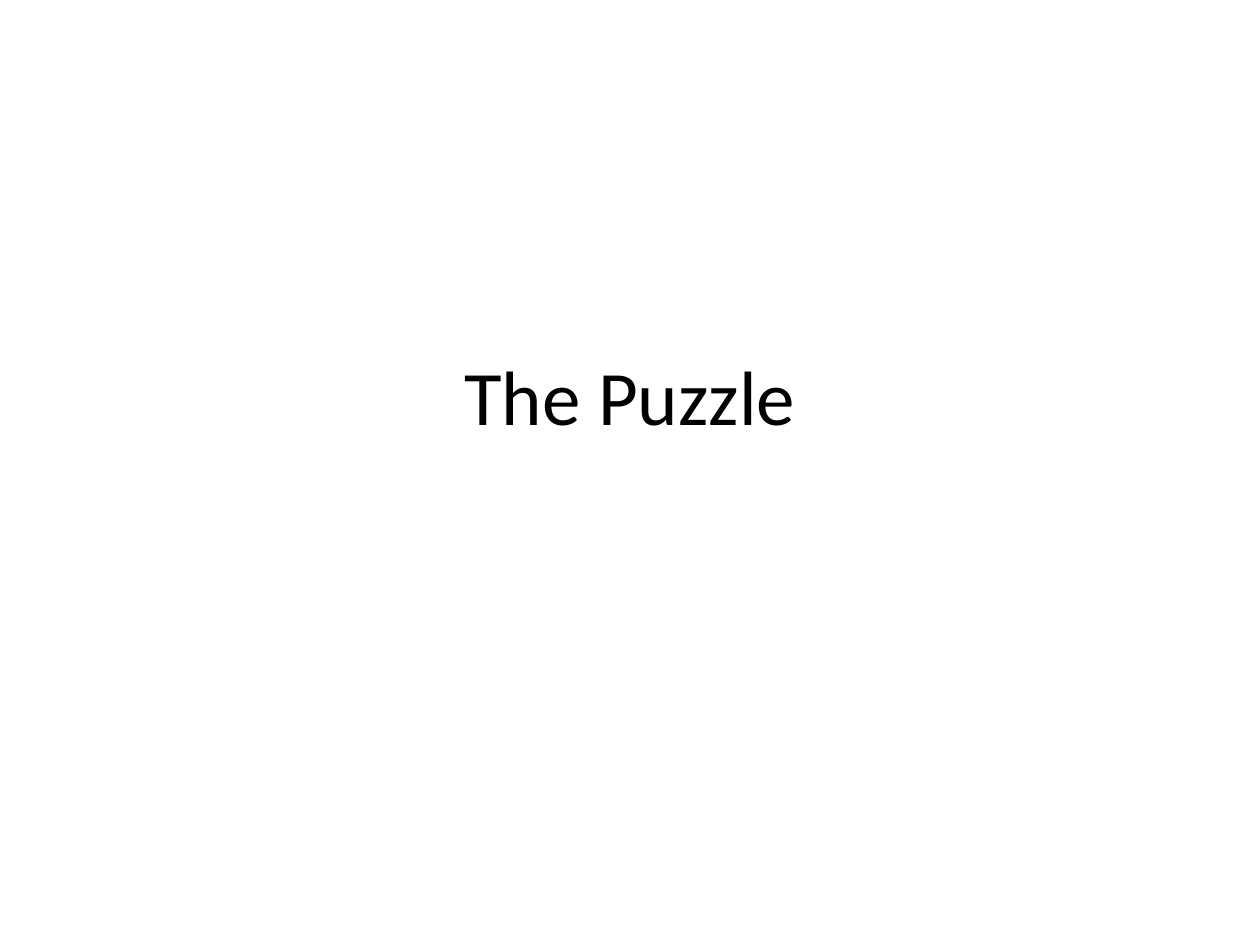
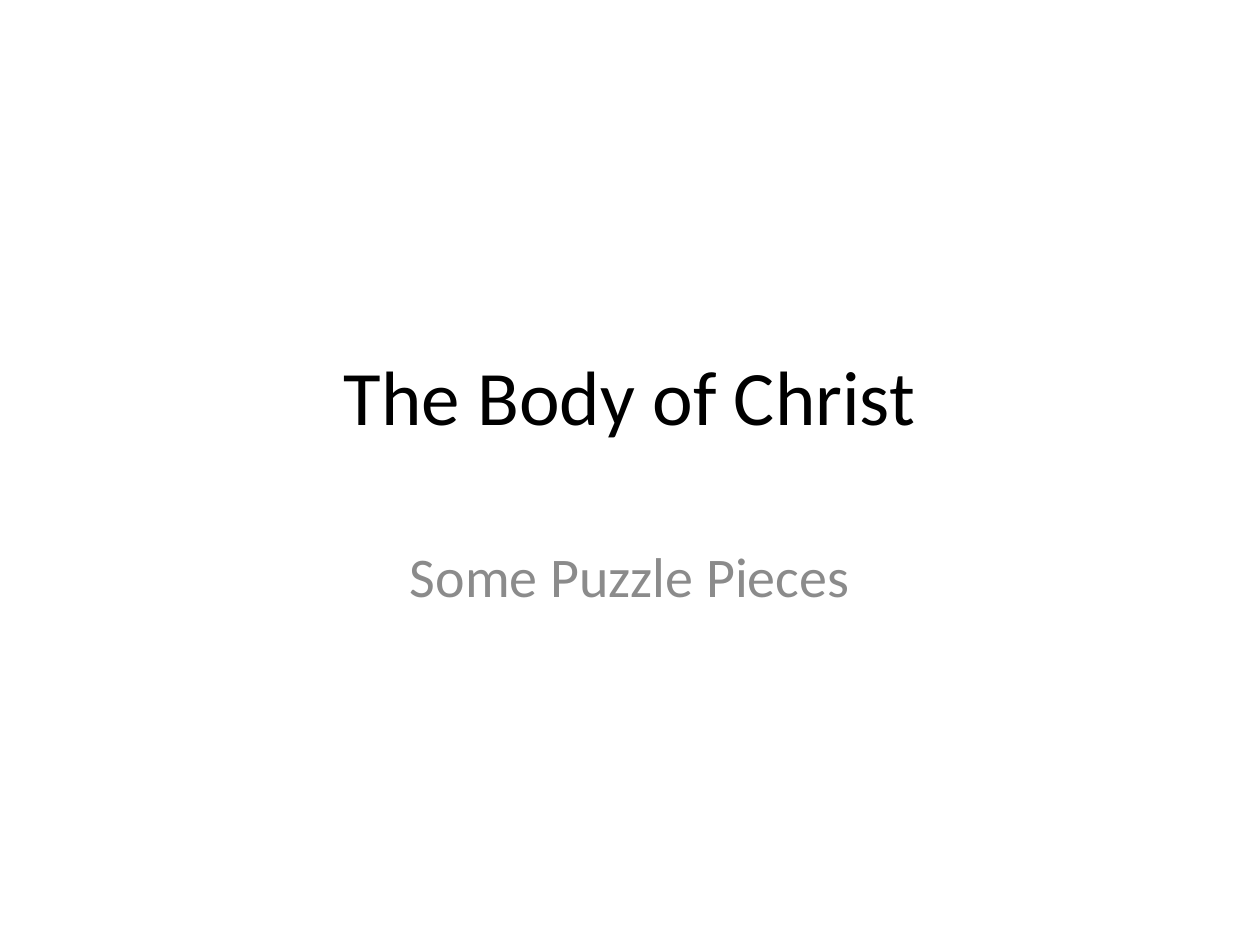
Before and after one commit to sjanhunen/dokimazo, a slide deck: slide 1 of presentations/ThePuzzle.pptx. Drawn at 1260x945 pixels with LibreOffice and Linux fonts; fonts in the diff are those of the drawing. Boxes give left, top, right and bottom in pixels: in the first picture for what was removed or moved away, otherwise in the second. Text is boxed around its words. In the diff, an @@ line names an element or a change of style, - is before the commit and + after.

```diff
--- a/presentations/ThePuzzle.pptx
+++ b/presentations/ThePuzzle.pptx
@@ title at (344, 371, 915, 438): text changed @@
-The Puzzle
+The Body of Christ
@@ subtitle added at (410, 558, 849, 598), 32 pt, text #8C8C8C @@
+Some Puzzle Pieces
```
Also in this commit, not shown: 3 other slides changed.
